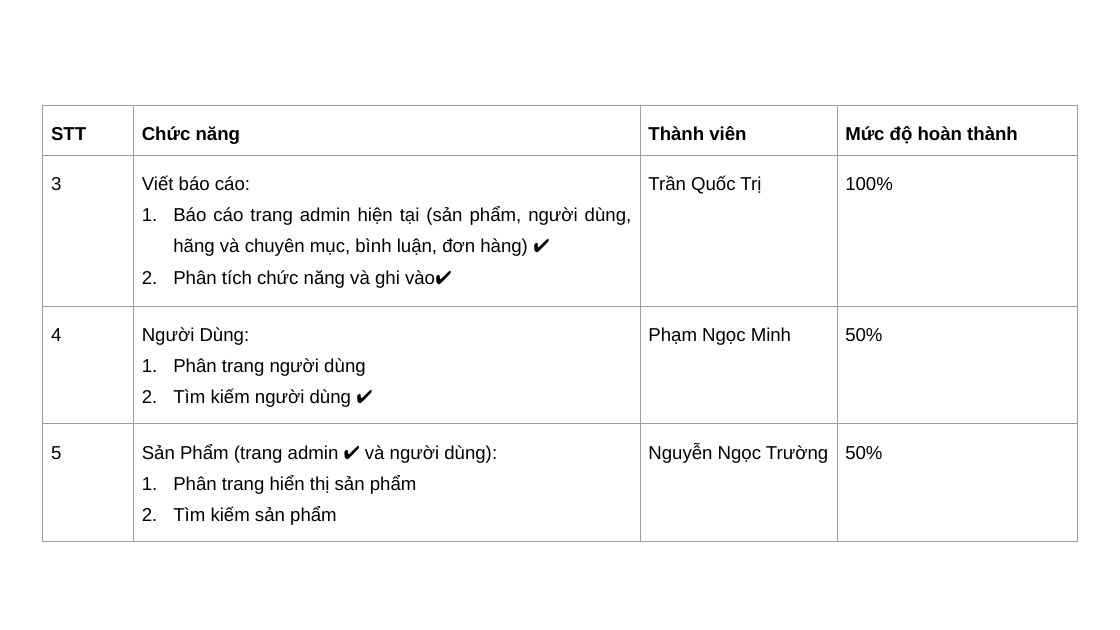
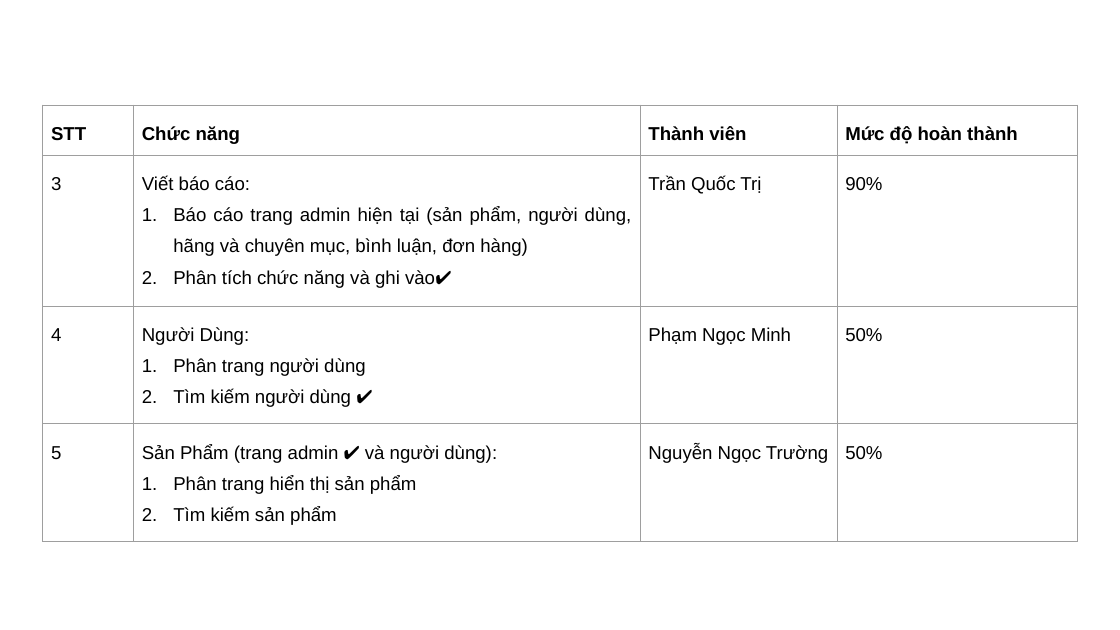
Before and after one commit to tronghieu60s/nhom2-be2-st4, a slide deck: slide 5 of reports/Daily Scrum/Bao_Cao_Tien_Do_Cong_Viec_19-05-2021.pptx. Drawn at 1120x630 pixels with LibreOffice and Linux fonts; fonts in the diff are those of the drawing. Boxes give left, top, right and bottom in pixels: in the first picture for what was removed or moved away, otherwise in the second. Text is boxed around its words. In the diff, an @@ line names an element or a change of style, - is before the commit and + after.

```diff
--- a/reports/Daily Scrum/Bao_Cao_Tien_Do_Cong_Viec_19-05-2021.pptx
+++ b/reports/Daily Scrum/Bao_Cao_Tien_Do_Cong_Viec_19-05-2021.pptx
@@ table at (x1=43, y1=105, x2=1077, y2=529) @@
-row 2, column 2: Viết báo cáo: / Báo cáo trang admin hiện tại (sản phẩm, người dùng, hãng và chuyên mục, bình luận, đơn hàng) ✔️ / Phân tích chức năng và ghi vào✔️
+row 2, column 2: Viết báo cáo: / Báo cáo trang admin hiện tại (sản phẩm, người dùng, hãng và chuyên mục, bình luận, đơn hàng) / Phân tích chức năng và ghi vào✔️
-row 2, column 4: 100%
+row 2, column 4: 90%
```
Also in this commit, not shown: 1 other slide changed, 3 other files.
